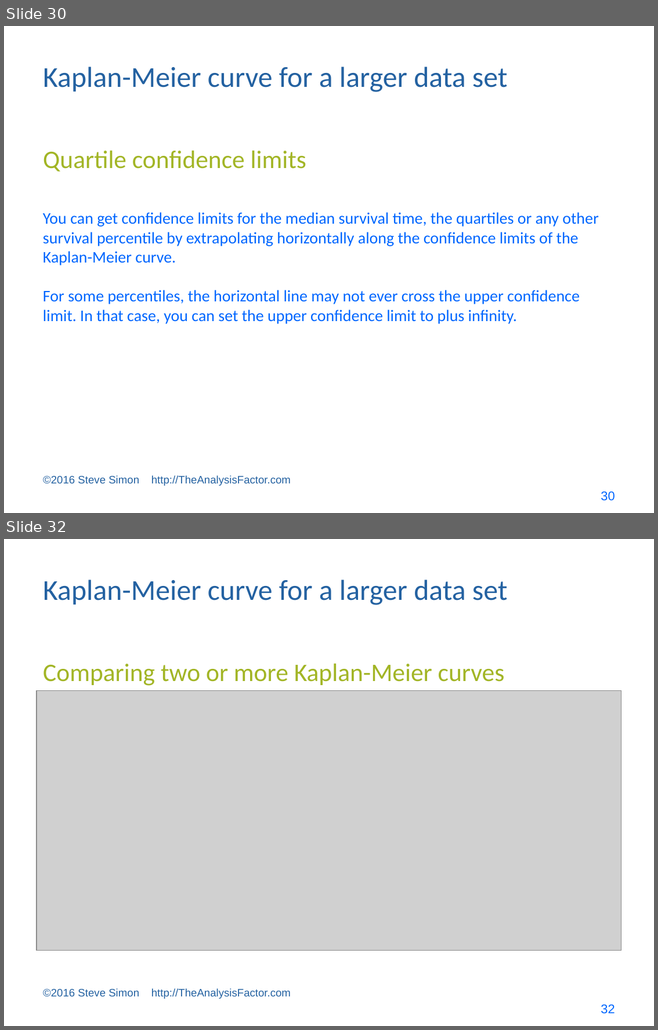
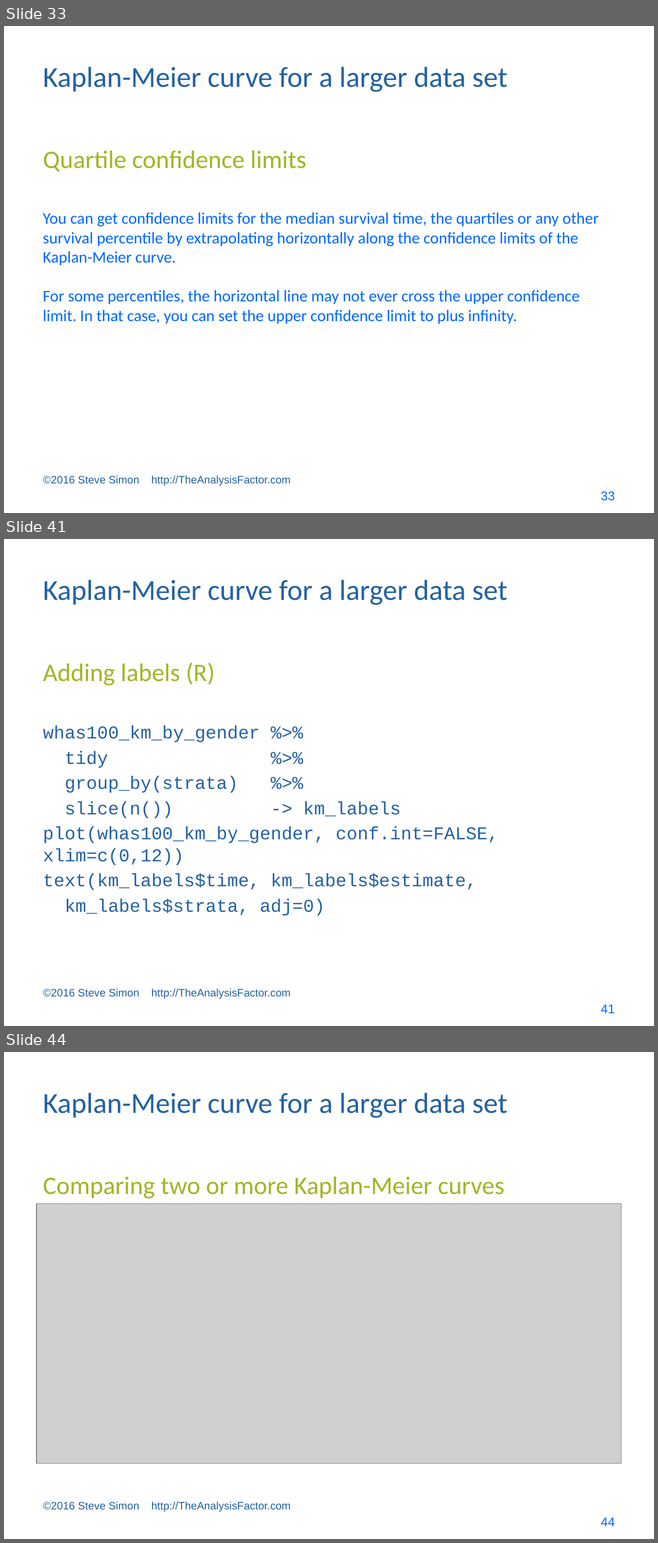
Before and after one commit to pmean/survival-models, a slide deck: bin/survival lecture 1.pptx. Shown one above the other, each under a label of ours: slides 30 and 32 before the commit, slides 33, 41 and 44 after it; the slides between them are not shown. The pictures are 658x1030 and 658x1543 pixels, drawn with LibreOffice and Linux fonts; fonts in the diff are those of the drawing; grey boxes stand for pictures. Boxes give left, top, right and bottom in pixels: in the first picture for what was removed or moved away, otherwise in the second. Text is boxed around its words. In the diff, an @@ line names an element or a change of style, - is before the commit and + after.

```diff
--- a/bin/survival lecture 1.pptx
+++ b/bin/survival lecture 1.pptx
@@ slide 41 added at (x1=4, y1=539, x2=654, y2=1026), background #FFFFFF @@
@@ title added at (x1=43, y1=580, x2=507, y2=605), 32 pt, text #2361A1 @@
+Kaplan-Meier curve for a larger data set
@@ text added at (x1=43, y1=663, x2=215, y2=686), 28 pt, text #A2B525 @@
+Adding labels (R)
@@ text added at (x1=43, y1=726, x2=498, y2=916), 20 pt, text #2361A1 @@
+whas100_km_by_gender %>%
+tidy %>%
+group_by(strata) %>%
+slice(n()) -> km_labels
+plot(whas100_km_by_gender, conf.int=FALSE, xlim=c(0,12))
+text(km_labels$time, km_labels$estimate,
+km_labels$strata, adj=0)
@@ text added at (x1=43, y1=988, x2=291, y2=999), 12 pt, text #2361A1 @@
+©2016 Steve Simon http://TheAnalysisFactor.com
@@ page number added at (x1=600, y1=1005, x2=614, y2=1013), 14 pt, text #0066FF @@
+41
@@ what was slide 30 is now slide 33 @@
@@ page number at (x1=600, y1=491, x2=614, y2=501): text changed @@
-30
+33
@@ what was slide 32 is now slide 44 @@
@@ page number at (x1=600, y1=1518, x2=614, y2=1526): text changed @@
-32
+44
```
Also in this commit, not shown: 14 slides changed, 16 other slides added, 9 other files.
